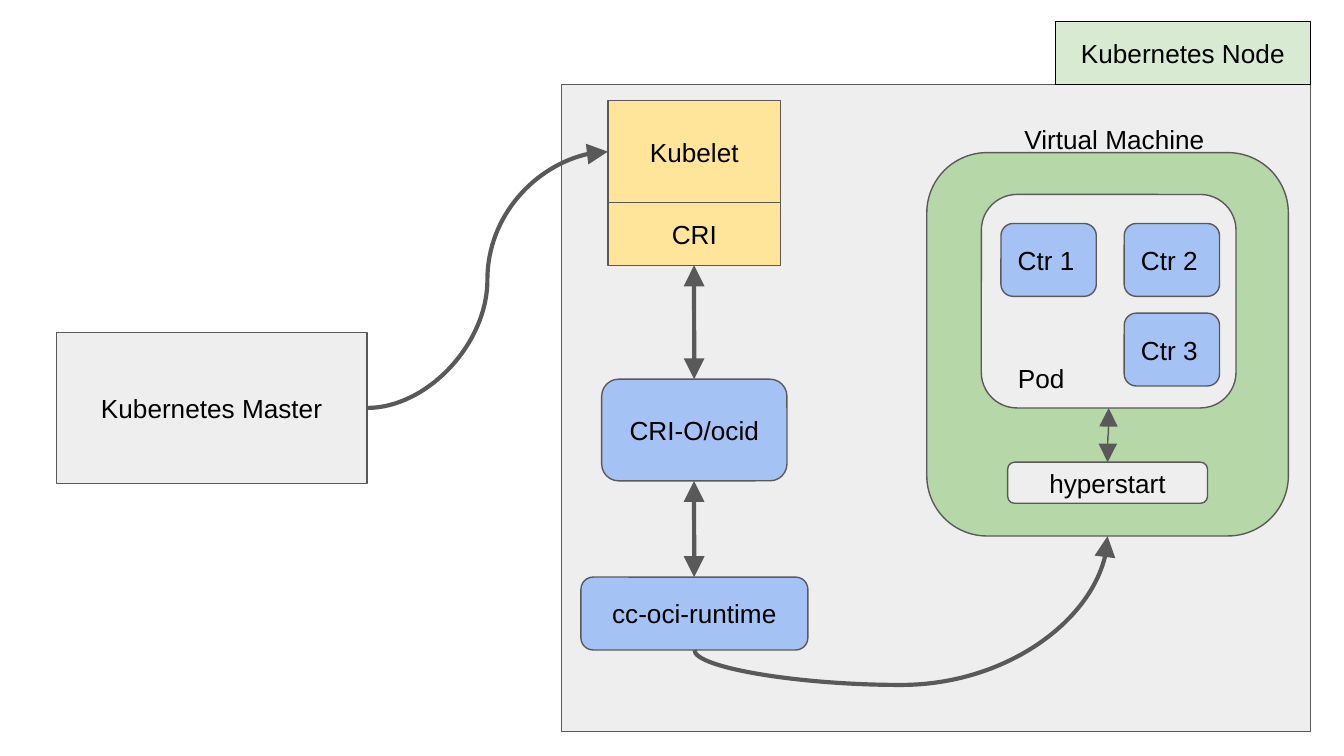
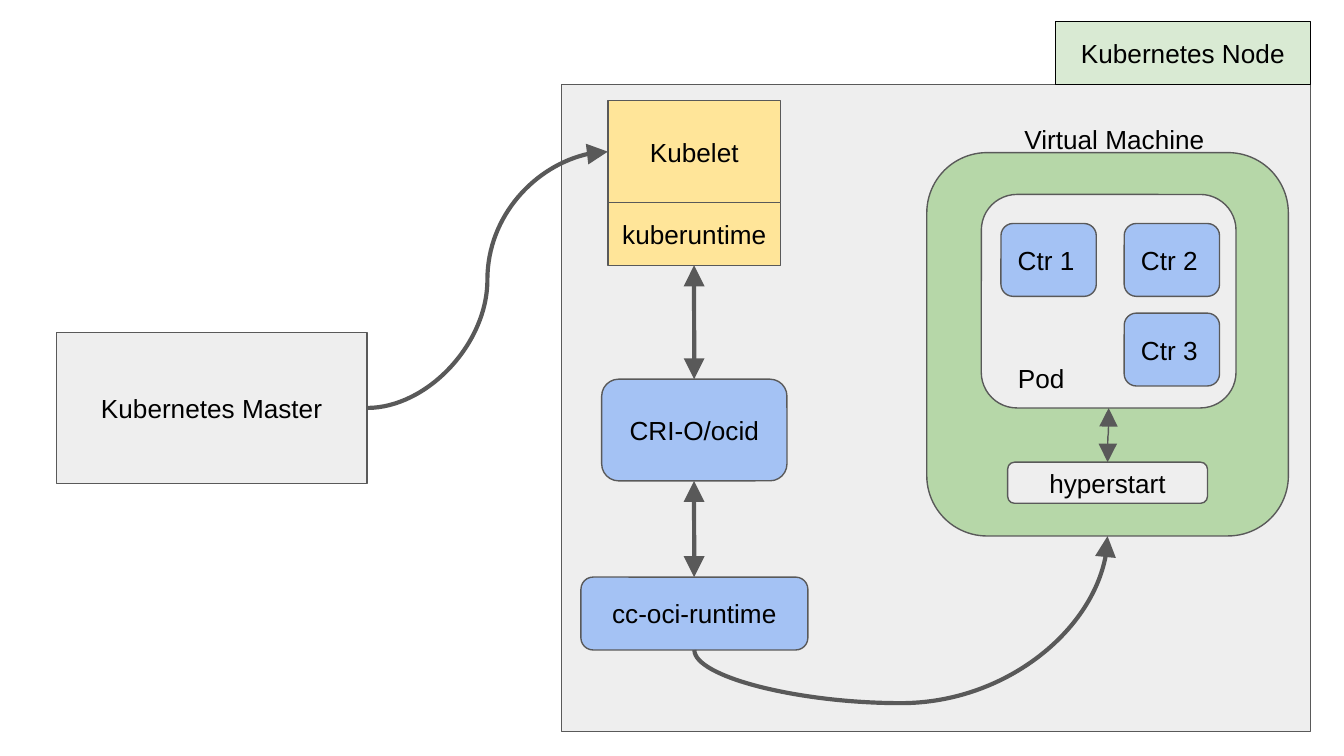
Before and after one commit to intel/cc-oci-runtime, a slide deck: slide 8 of documentation/architecture-diagrams.odp. Drawn at 1344x756 pixels with LibreOffice and Linux fonts; fonts in the diff are those of the drawing. Boxes give left, top, right and bottom in pixels: in the first picture for what was removed or moved away, otherwise in the second. Text is boxed around its words. In the diff, an @@ line names an element or a change of style, - is before the commit and + after.

```diff
--- a/documentation/architecture-diagrams.odp
+++ b/documentation/architecture-diagrams.odp
@@ text in rectangle at [622, 225, 766, 245]: text changed @@
-CRI
+kuberuntime
@@ curved arrow (695, 650) - (1107, 536): route changed @@
```
Also in this commit, not shown: 4 other slides changed, 2 slides added, 2 other files.
